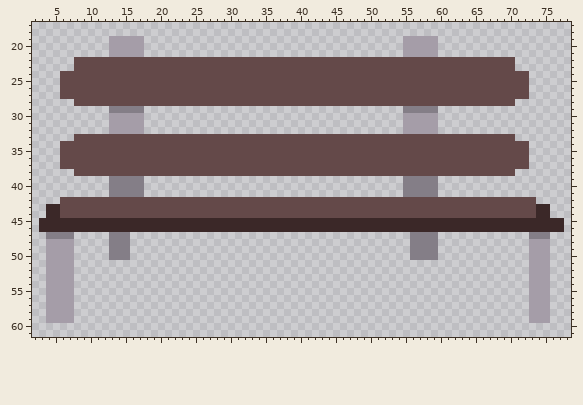
Two versions of one sprite sheet, src/main/resources/sprites/interactableScenery/bench.png. The picture above is the old version.
The file is 80x82 pixels. Shown: x 2..78, y 17..61.
And afterwards:
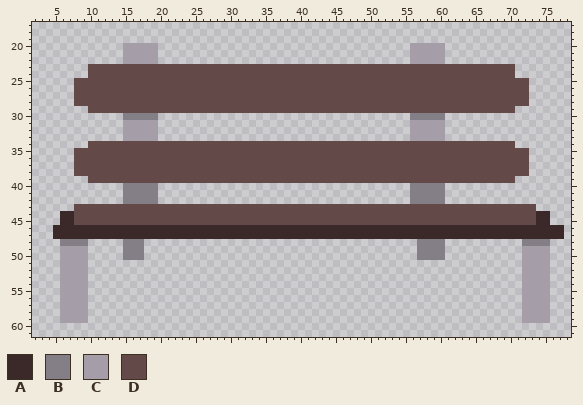
Palette (. is transparent): A #3b2828  B #847e87  C #a59da8  D #644949
From the commit log: Allow player to sit once bench
From old to new:
y 19: x 13..17 CCCCC -> .....; x 55..59 CCCCC -> .....
y 20..21: x 13..14 CC -> ..; x 18..19 .. -> CC; x 55 C -> .; x 60 . -> C
y 22: x 8..70 DDDDDDDDDDDDDDDDDDDDDDDDDDDDDDDDDDDDDDDDDDDDDDDDDDDDDDDDDDDDDDD -> .......CCCCC....................................CCCCC..........
y 23: x 8..9 DD -> ..
y 24: x 6..9 DDDD -> ....; x 71..72 DD -> ..
y 25..27: x 6..7 DD -> ..
y 28: x 71..72 .. -> DD
y 29: x 10..70 ...BBBBB.....................................BBBBB........... -> DDDDDDDDDDDDDDDDDDDDDDDDDDDDDDDDDDDDDDDDDDDDDDDDDDDDDDDDDDDDD
y 30: x 13..19 CCCCC.. -> ..BBBBB; x 55..60 CCCCC. -> .BBBBB
y 31..32: x 13..14 CC -> ..; x 18..19 .. -> CC; x 55 C -> .; x 60 . -> C
y 33: x 8..70 DDDDDDDDDDDDDDDDDDDDDDDDDDDDDDDDDDDDDDDDDDDDDDDDDDDDDDDDDDDDDDD -> .......CCCCC....................................CCCCC..........
y 34: x 6..9 DDDD -> ....; x 71..72 DD -> ..
y 35..37: x 6..7 DD -> ..
y 38: x 71..72 .. -> DD
y 39: x 10..70 ...BBBBB.....................................BBBBB........... -> DDDDDDDDDDDDDDDDDDDDDDDDDDDDDDDDDDDDDDDDDDDDDDDDDDDDDDDDDDDDD
y 40..41: x 13..14 BB -> ..; x 18..19 .. -> BB; x 55 B -> .; x 60 . -> B
y 42: x 6..73 DDDDDDDDDDDDDDDDDDDDDDDDDDDDDDDDDDDDDDDDDDDDDDDDDDDDDDDDDDDDDDDDDDDD -> .........BBBBB....................................BBBBB.............
y 43: x 4..7 AADD -> ....; x 74..75 AA -> ..
y 44: x 4..7 AADD -> ..AA
y 45: x 3..5 AAA -> ...; x 8..73 AAAAAAAAAAAAAAAAAAAAAAAAAAAAAAAAAAAAAAAAAAAAAAAAAAAAAAAAAAAAAAAAAA -> DDDDDDDDDDDDDDDDDDDDDDDDDDDDDDDDDDDDDDDDDDDDDDDDDDDDDDDDDDDDDDDDDD; x 76..77 AA -> ..
y 46: x 3..4 AA -> ..
y 47: x 4..77 BBBB.....BBB........................................BBBB.............BBB.. -> .AAAAAAAAAAAAAAAAAAAAAAAAAAAAAAAAAAAAAAAAAAAAAAAAAAAAAAAAAAAAAAAAAAAAAAAAA
y 48: x 4..9 CCCC.. -> ..BBBB; x 13..14 BB -> ..; x 16..17 .. -> BB; x 56 B -> .; x 60 . -> B; x 72..75 .CCC -> BBBB
y 49..50: x 4..5 CC -> ..; x 8..9 .. -> CC; x 13..14 BB -> ..; x 16..17 .. -> BB; x 56 B -> .; x 60 . -> B; x 72 . -> C
y 51..59: x 4..5 CC -> ..; x 8..9 .. -> CC; x 72 . -> C
